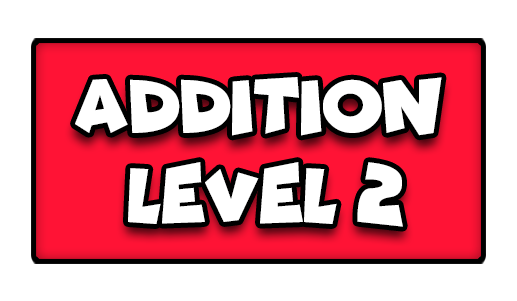
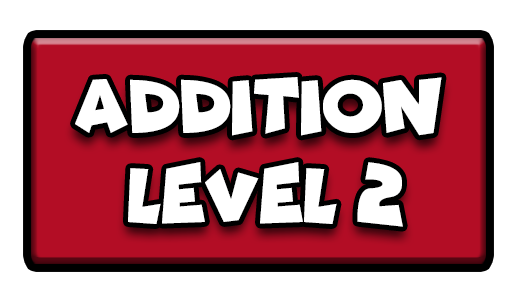
Comparing the layer stacks of the two 517px x 301px images. Changes:
painted on "Rounded Rectangle 1" over [31, 38, 486, 264]
